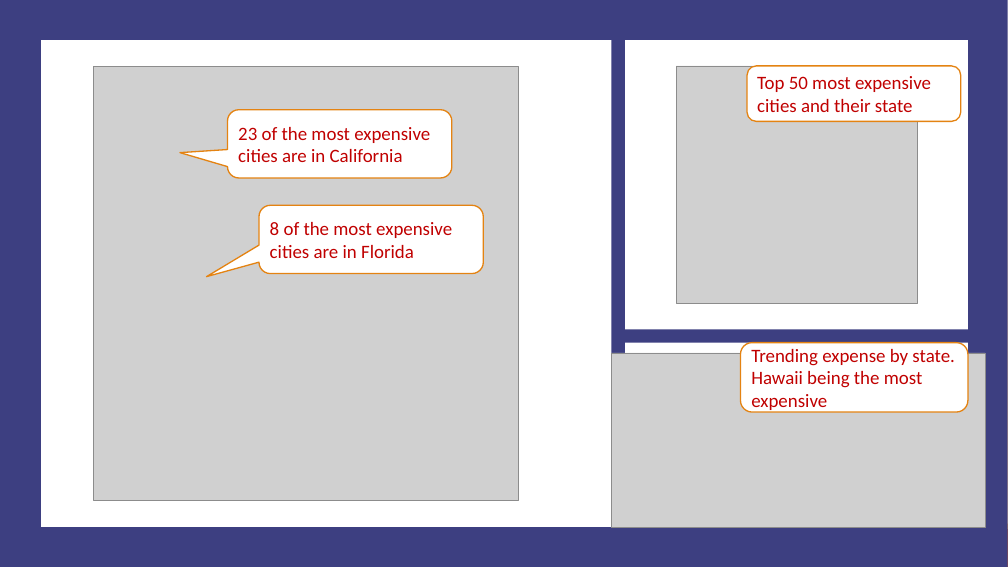
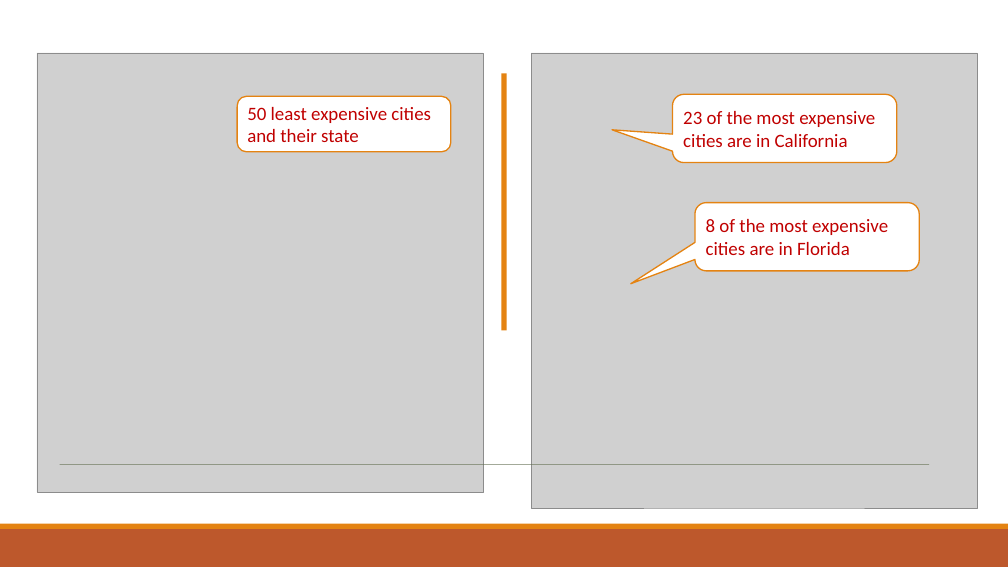
Before and after one commit to TsebaotK/Cost-of-Living, a slide deck: slide 5 of Project1-Presentation.pptx (slide 6 before the commit). Drawn at 1008x567 pixels with LibreOffice and Linux fonts; fonts in the diff are those of the drawing; grey boxes stand for pictures. Boxes give left, top, right and bottom in pixels: in the first picture for what was removed or moved away, otherwise in the second. Text is boxed around its words. In the diff, an @@ line names an element or a change of style, - is before the commit and + after.

```diff
--- a/Project1-Presentation.pptx
+++ b/Project1-Presentation.pptx
@@ background gradient #FEF9F3 to #F6C791 to #F9DAB6 to #FFFFFF @@
@@ rectangle resized from (x1=0, y1=0, x2=1008, y2=567) to (x1=0, y1=0, x2=1008, y2=524) @@
@@ rectangle at (x1=0, y1=0, x2=1008, y2=524): fill #3D3F81 to #FFFFFF @@
@@ picture resized from (x1=676, y1=66, x2=917, y2=303) to (x1=37, y1=53, x2=483, y2=492) @@
@@ rectangle removed at (x1=41, y1=40, x2=611, y2=527) @@
@@ picture resized from (x1=93, y1=67, x2=518, y2=500) to (x1=532, y1=53, x2=978, y2=508) @@
@@ rectangle removed at (x1=625, y1=40, x2=968, y2=330) @@
@@ rectangle added at (x1=501, y1=73, x2=507, y2=330), fill #E48312 @@
@@ rounded rectangle "50 least expensive cities and ..." moved from (x1=747, y1=66, x2=961, y2=121) to (x1=237, y1=96, x2=451, y2=151) @@
@@ text in rounded rectangle at (x1=247, y1=107, x2=431, y2=142): text changed @@
-Top 50 most expensive cities and their state
+50 least expensive cities and their state
@@ rounded speech box "23 of the most expensive ..." moved from (x1=228, y1=110, x2=452, y2=178) to (x1=673, y1=95, x2=898, y2=163) @@
@@ rounded speech box "23 of the most expensive ..." at (x1=673, y1=95, x2=898, y2=163): proportions changed @@
@@ rounded speech box "8 of the most expensive ..." at (x1=695, y1=203, x2=920, y2=271): proportions changed @@
@@ rounded speech box "8 of the most expensive ..." moved from (x1=259, y1=206, x2=484, y2=274) to (x1=695, y1=203, x2=920, y2=271) @@
@@ picture removed at (x1=612, y1=353, x2=985, y2=528) @@
@@ rectangle removed at (x1=625, y1=343, x2=968, y2=526) @@
@@ rounded rectangle removed at (x1=740, y1=343, x2=968, y2=412) @@
-Trending expense by state. Hawaii being the most expensive
@@ line added from (60, 464) to (929, 464), #637052 0.5 pt @@
@@ rectangle removed at (x1=0, y1=529, x2=1008, y2=567) @@
@@ rectangle removed at (x1=0, y1=524, x2=1008, y2=529) @@
@@ rectangle added at (x1=0, y1=524, x2=1008, y2=529), fill #E48312 @@
@@ rectangle added at (x1=0, y1=529, x2=1008, y2=567), fill #BD582C @@
```
Also in this commit, not shown: 5 other slides changed, 2 slides added, 3 slides removed.
